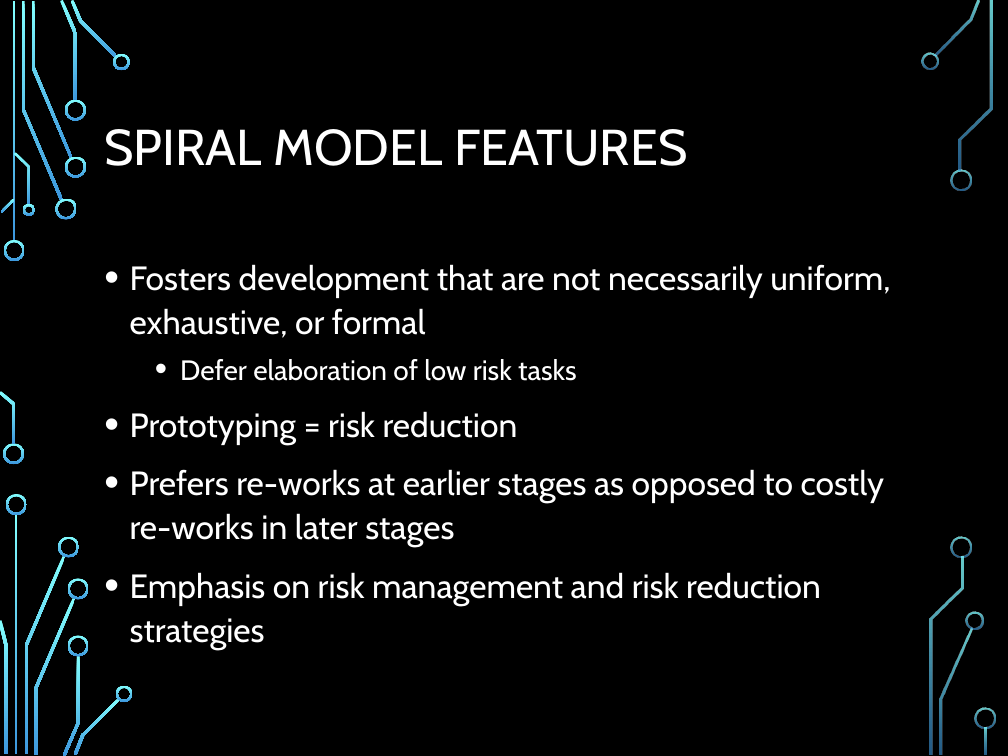
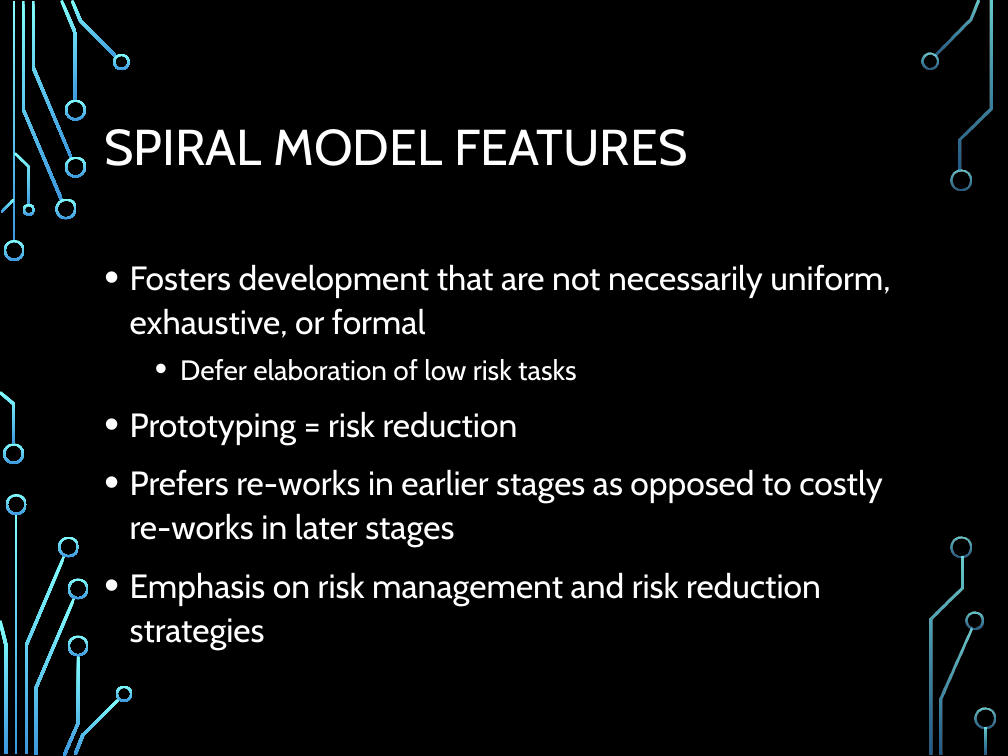
Before and after one commit to Polo08816/AdvancedWebDevelopment, a slide deck: slide 5 of Reading Presentation/SpiralSoftwareDevelopment.pptx. Drawn at 1008x756 pixels with LibreOffice and Linux fonts; fonts in the diff are those of the drawing; background and template pictures are left out. Boxes give left, top, right and bottom in pixels: in the first picture for what was removed or moved away, otherwise in the second. Text is boxed around its words. In the diff, an @@ line names an element or a change of style, - is before the commit and + after.

```diff
--- a/Reading Presentation/SpiralSoftwareDevelopment.pptx
+++ b/Reading Presentation/SpiralSoftwareDevelopment.pptx
@@ text at bbox=[130, 469, 882, 547]: text changed @@
-• Prefers re-works at earlier stages as opposed to costly re-works in later stages
+• Prefers re-works in earlier stages as opposed to costly re-works in later stages
```
Also in this commit, not shown: 4 other slides changed, 1 slide added, 1 other file.
